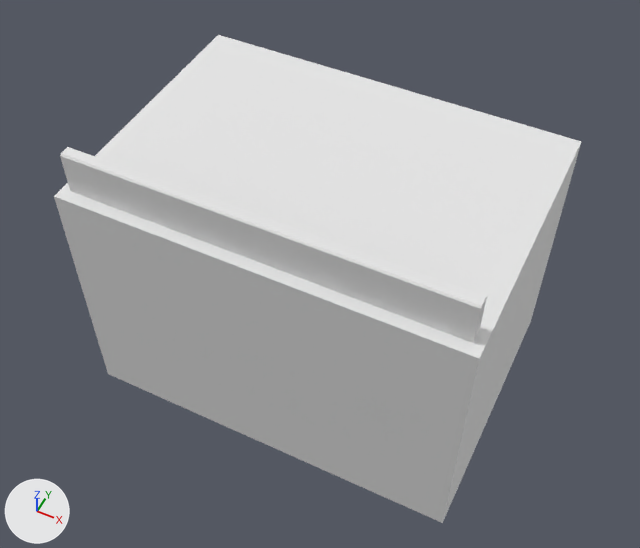
The FBX model Assets/Scenes/Environment Assets/Eclipse Grove/New Assets 1.14.25/Rock_Platform.fbx as it was, and as the next commit left it.
Camera for both pictures: a 50 mm lens placed at (7.81, -17.11, 23.64), pointed at (0.01, -1.52, 4.15). The axes (+X, +Y, +Z) are drawn at lower left. The lights are the same throughout. Where no turn or scale is listed for an object, it has been applied to the vertices.

Objects in the first picture: 'Rock_Platform'.
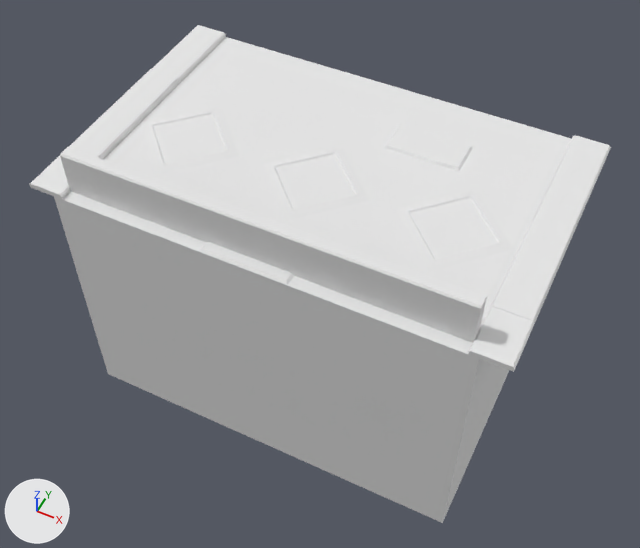
Pixel boxes [x1, y1, x2, y2] of what changed, in the pictures (640 x 548 px):
'Rock_Platform', reshaped (10% wider)
    before: [54, 35, 581, 523]
    after: [29, 25, 611, 523]
part 1 of me_cube_001, added
    after: [29, 25, 226, 200]
part 2 of me_cube_001, added
    after: [468, 135, 611, 372]
part 3 of me_cube_001, added
    after: [199, 242, 294, 285]

Edits to the bpy script that builds the scene:
```text
Change me_cube_001:
    used by ob_rock_platform; location = (0.0, 0.0, 0.0)
    verts and faces of me_cube_001; kept vertices keep their numbers, new ones are numbered from 32
    remove me_cube_001.from_pydata(...)  # 32 vertices, 32 faces; spans x -5.85..5.74, y -5.17..3.07, z 0.0..9.12
    add me_cube_001.from_pydata(...)  # 151 vertices, 146 faces; spans x -6.62..6.53, y -5.17..3.07, z 0.0..9.12
    me_cube_001 part 1: a new loose piece of 32 vertices spanning x -6.62..-5.57, y -5.17..3.07, z 7.87..8.04, in mat_t_eclipsetrims (its picture is missing)
    me_cube_001 part 2: a new loose piece of 32 vertices spanning x 5.48..6.53, y -5.17..3.07, z 7.87..8.04, in mat_t_eclipsetrims (its picture is missing)
    me_cube_001 part 3
    add verts[40] = (0.98, -5.17, 7.87)  # pixel (287, 285)
    add verts[41] = (0.98, -3.75, 7.87)
    add verts[42] = (-1.47, -3.75, 7.87)
    add verts[43] = (-1.47, -5.17, 7.87)  # pixel (198, 251)
    add verts[44] = (0.91, -3.82, 7.93)
    add verts[45] = (0.91, -5.09, 7.93)  # pixel (286, 280)
    add verts[46] = (-1.39, -3.82, 7.93)
    add verts[47] = (-1.39, -5.09, 7.93)  # pixel (202, 248)
    add faces += [(44, 46, 47, 45), (40, 41, 44, 45), (41, 42, 46, 44), (40, 45, 47, 43), (42, 43, 47, 46)]
```
